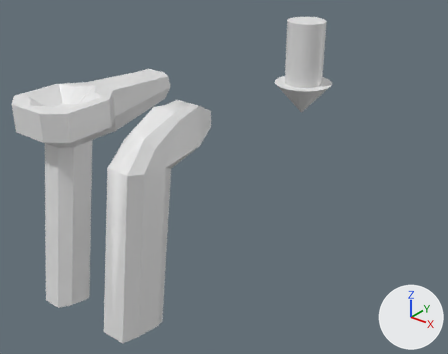
Two versions of the FBX model VFXTargetGun/Models/VFXTargetGun.fbx, one commit apart.
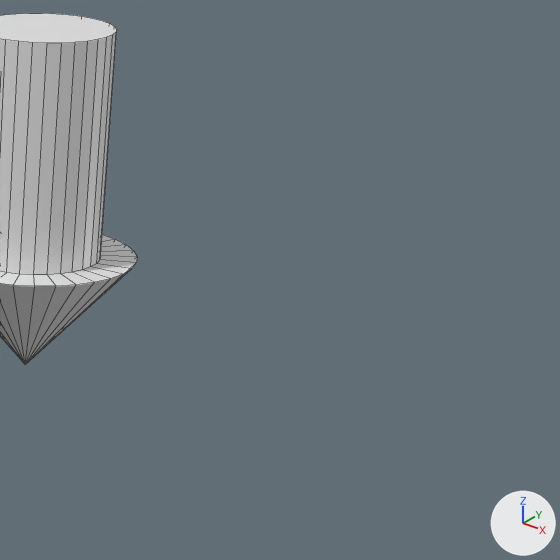
There are two pictures of each version: one whole from a camera (50 mm lens) standing at (6.48, -4.72, 4.5) and looking at (-0.38, 3.86, -0.81), one close up on the part from 66% to 100% of the width and 4% to 47% of the height. Lighting does not change. The marker at lower right points along +X, +Y and +Z. The close-ups show mesh edges as thin lines. Where no turn or scale is listed for an object, it has been applied to the vertices.

The first close-up shows 'Arrow'.
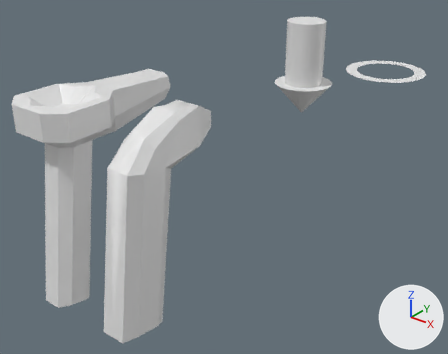
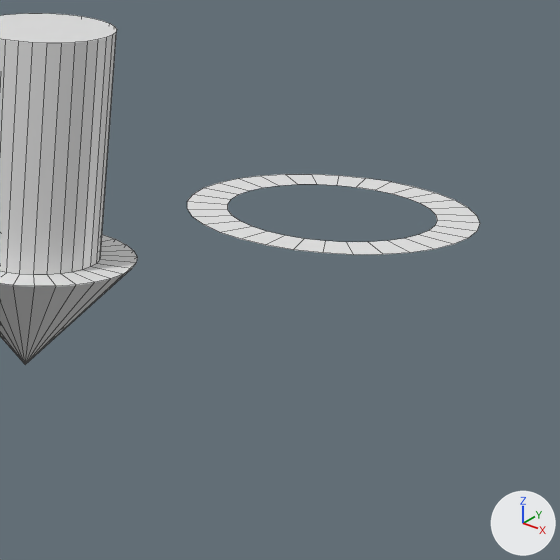
Commit message: Improve target visualization

Edits to the bpy script that builds the scene:
```text
Add me_cylinder:
    me_cylinder.from_pydata(...)  # 64 vertices, 32 faces; spans x -1.0..1.0, y -1.0..1.0, z 0.0
Add ob_targetcircle:
    ob_targetcircle = bpy.data.objects.new('TargetCircle', me_cylinder)
    ob_targetcircle.location = (0.0, 10.0, 0.0)
```

Location of each change, (x1, y1, x2, y2) in pixels of the close-ups (560 x 560 px):
'TargetCircle', added: after (187, 174, 480, 255)
